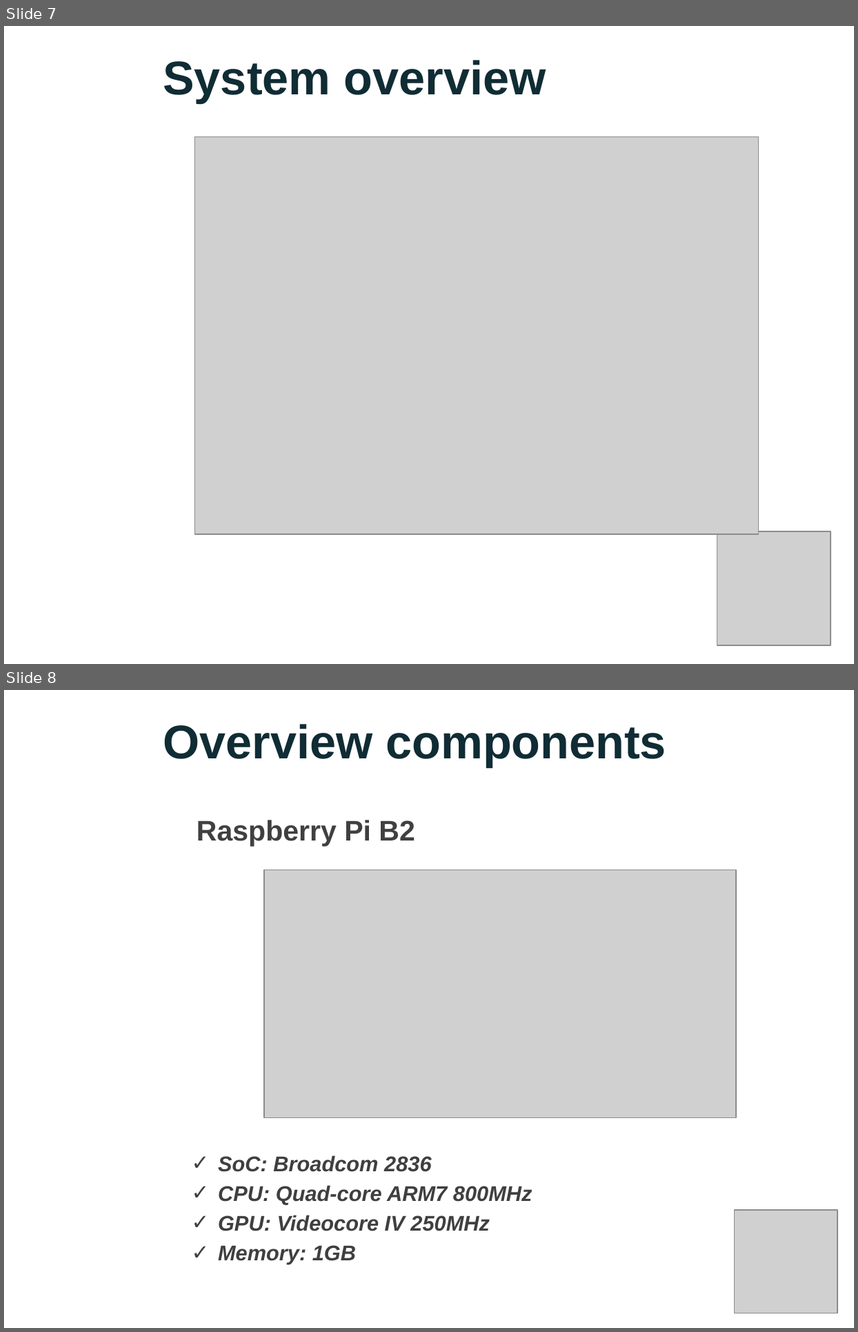
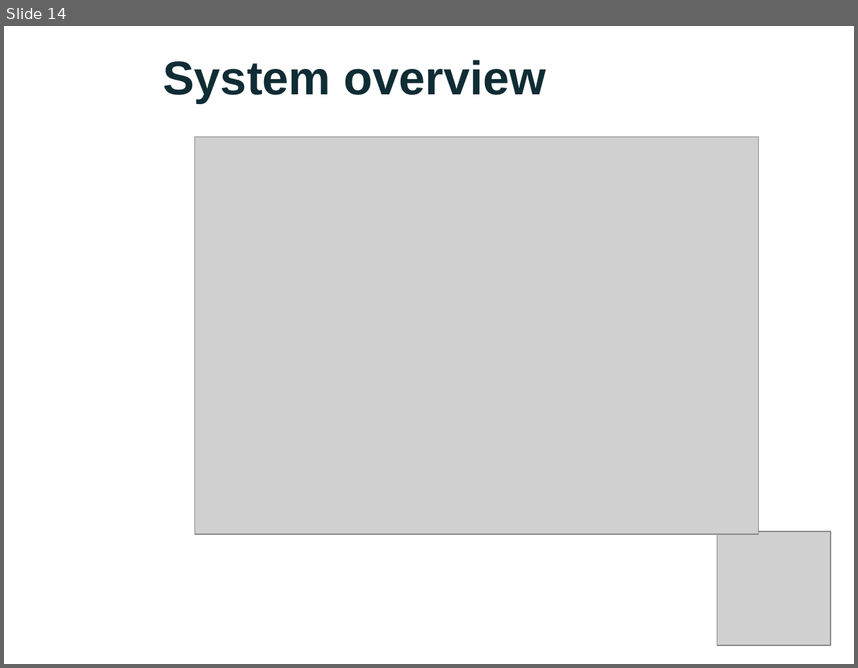
Before and after one commit to nicknguyen071093/CapstoneProject, a slide deck: Thuyettrinh/PPGroup 5.pptx. Shown one above the other, each under a label of ours: slides 7 and 8 before the commit, slide 14 after it. The pictures are 858x1332 and 858x668 pixels, drawn with LibreOffice and Linux fonts; fonts in the diff are those of the drawing; grey boxes stand for pictures; background and template pictures are left out. Boxes give left, top, right and bottom in pixels: in the first picture for what was removed or moved away, otherwise in the second. Text is boxed around its words. In the diff, an @@ line names an element or a change of style, - is before the commit and + after.

```diff
--- a/Thuyettrinh/PPGroup 5.pptx
+++ b/Thuyettrinh/PPGroup 5.pptx
@@ slide 8 removed at (4, 690, 854, 1328), background picture (left out) @@
@@ title removed at (163, 724, 666, 767) @@
-Overview components
@@ text removed at (197, 820, 415, 846) @@
-Raspberry Pi B2
@@ picture removed at (264, 870, 736, 1118) @@
@@ text removed at (218, 1155, 533, 1264) @@
-✓ SoC: Broadcom 2836
-✓ CPU: Quad-core ARM7 800MHz
-✓ GPU: Videocore IV 250MHz
-✓ Memory: 1GB
@@ picture removed at (734, 1210, 837, 1312) @@
@@ what was slide 7 is now slide 14 @@
```
Also in this commit, not shown: 10 slides changed, 18 slides added, 4 other slides removed.
